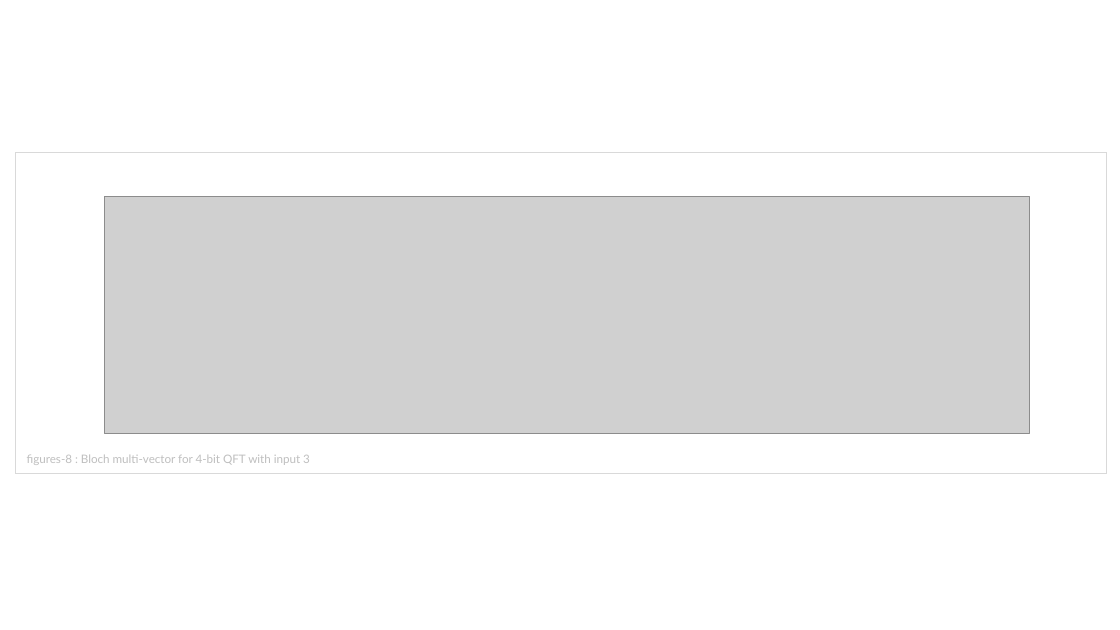
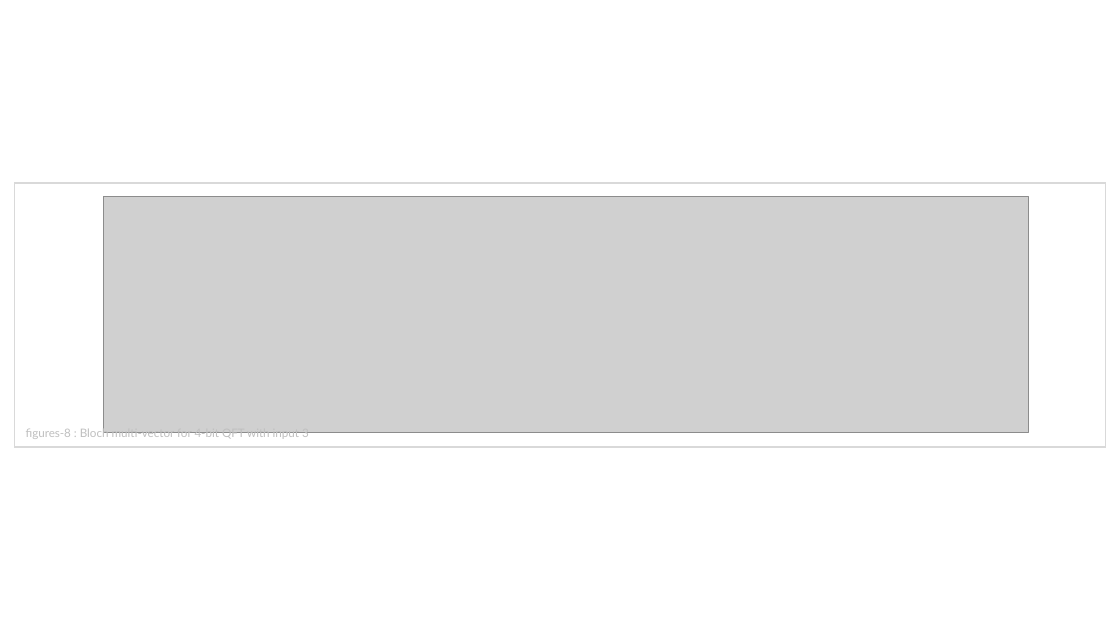
Before and after one commit to brunorijsman/quantum-internet-hackathon-2022, a slide deck: slide 9 of docs/figures/figures.pptx. Drawn at 1120x630 pixels with LibreOffice and Linux fonts; fonts in the diff are those of the drawing; grey boxes stand for pictures. Boxes give left, top, right and bottom in pixels: in the first picture for what was removed or moved away, otherwise in the second. Text is boxed around its words. In the diff, an @@ line names an element or a change of style, - is before the commit and + after.

```diff
--- a/docs/figures/figures.pptx
+++ b/docs/figures/figures.pptx
@@ rectangle: place and size @@
-rectangle at (16, 153, 1107, 474)
+rectangle at (14, 183, 1105, 447)
@@ text "figures-8 : Bloch multi-vector for ...": place and size @@
-text "figures-8 : Bloch multi-vector for ..." at (27, 455, 310, 465)
+text "figures-8 : Bloch multi-vector for ..." at (26, 427, 309, 440)
```
Also in this commit, not shown: 1 other slide changed, 1 slide removed, 14 other files.
